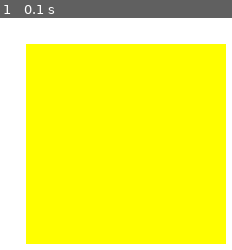
Above: before the commit, frame 1.
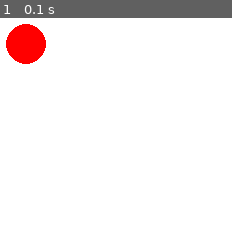
Above: after the commit, the same moment.

Repository: lookinALX/pygameProject
Game: pygame game, started from main.py
Two runs of this game, one before a commit and one after it. Both use one fixed random seed, a clock stepped at 60 frames per second and the inputs below.
Inputs:
- Up to frame 1 (0.1 s): no input

The runs differ from the first frame. In frame 1, 76% of the frame differs, in the area x 2-98%, y 2-98%.

Commit message:
Нужна доробка круга

Diff:
--- a/main.py
+++ b/main.py
@@ -9,9 +9,9 @@
     # Ниже инициализация
     screen = pygame.display.set_mode((constants.SCREEN_WIDTH, constants.SCREEN_HEIGHT))
 
-    rectangle1 = shapes.Rectangle((0, 0, 255), 50, 50, 150, 100, 0.1, 0.1)
-    square1 = shapes.Square((255,255,0),100,100,200,0.1, 0.25 )
-    circle1 = shapes.Circle((255,0,0), 100,100,100,0.1,0.25)
+    #rectangle1 = shapes.Rectangle((0, 0, 255), 50, 50, 150, 100, 0.1, 0.1)
+    #square1 = shapes.Square((255, 255, 0), 100, 100, 200, 0.1, 0.25)
+    circle1 = shapes.Circle(color=(255, 0, 0), x=100, y=100, radius=20, speed_x=0.1, speed_y=0.1)
     # Бесконечный цикл программы
     running = True
     while running:
@@ -22,13 +22,13 @@
 
         # TODO: отрисовать и двигать круг, квадрат
         # Draw objects
-        #rectangle1.draw(screen)
-        square1.draw(screen)
-        #Circle1.draw(screen)
+        # rectangle1.draw(screen)
+        #square1.draw(screen)
+        circle1.draw(screen)
         # Move objects
-        #rectangle1.move()
-        square1.move()
-        #Circle1.move()
+        # rectangle1.move()
+        # square1.move()
+        circle1.move()
 
         pygame.display.update()
 
--- a/shapes.py
+++ b/shapes.py
@@ -102,7 +102,6 @@
         pygame.transform.rotate(surface, -angle)
 
 
-# TODO: добавить в метод движения столкновение со стенкой
 class Square(Rectangle):
     """
      Класс определяющий квадрат
@@ -139,23 +138,14 @@
         self.x += self.speed_x
         self.y += self.speed_y
 
-        if( self.x <= constants.SCREEN_WIDTH-self.x or self.size <= 0):
+        if self.x + self.size > constants.SCREEN_WIDTH or self.x < 0:
             self.speed_x = -self.speed_x
 
-        if (self.y <= constants.SCREEN_HEIGHT - self.y or self.size <= 0):
+        if self.y + self.size > constants.SCREEN_HEIGHT or self.y < 0:
             self.speed_y = -self.speed_y
-
-
-
-
-
-
-
-
 
     def rotate(self, surface, angle):
         pygame.transform.rotate(surface, -angle)
-
 
 
 # TODO: добавить в метод движения столкновение со стенкой
@@ -184,24 +174,25 @@
              поворот фигуры по чесой стрелке
     """
 
-    def __init__(self, color, x, y, r, speed_x=0, speed_y=0):
-        super().__init__(color , x, y, speed_x, speed_y)
-        self.r = r
+    def __init__(self, color, x, y, radius, speed_x=0, speed_y=0):
+        super().__init__(color=color, x=x, y=y, speed_x=speed_x, speed_y=speed_y)
+        self.radius = radius
+        self.center = [self.x, self.y]
 
     def draw(self, surface):
-        pygame.draw.rect(surface, self.color, (self.x, self.y, self.r))
+        pygame.draw.circle(surface, color=self.color, center=tuple(self.center), radius=self.radius)
 
     def move(self):
+        self.x += self.speed_x
+        self.y += self.speed_y
+        self.center = [self.x, self.y]
 
+        # TODO: исправить условия столкновения со стенкой. сейчас не работает. Надо опириться на радиус и точку центра!
+        if self.x <= constants.SCREEN_WIDTH - self.x or self.size <= 0:
+            self.speed_x = -self.speed_x
 
-            self.x += self.speed_x
-            self.y += self.speed_y
-
-            if (self.x <= constants.SCREEN_WIDTH - self.x or self.size <= 0):
-                self.speed_x = -self.speed_x
-
-            if (self.y <= constants.SCREEN_HEIGHT - self.y or self.size <= 0):
-                self.speed_y = -self.speed_y
+        if self.y <= constants.SCREEN_HEIGHT - self.y or self.size <= 0:
+            self.speed_y = -self.speed_y
 
     def rotate(self, surface, angle):
         pygame.transform.rotate(surface, -angle)
